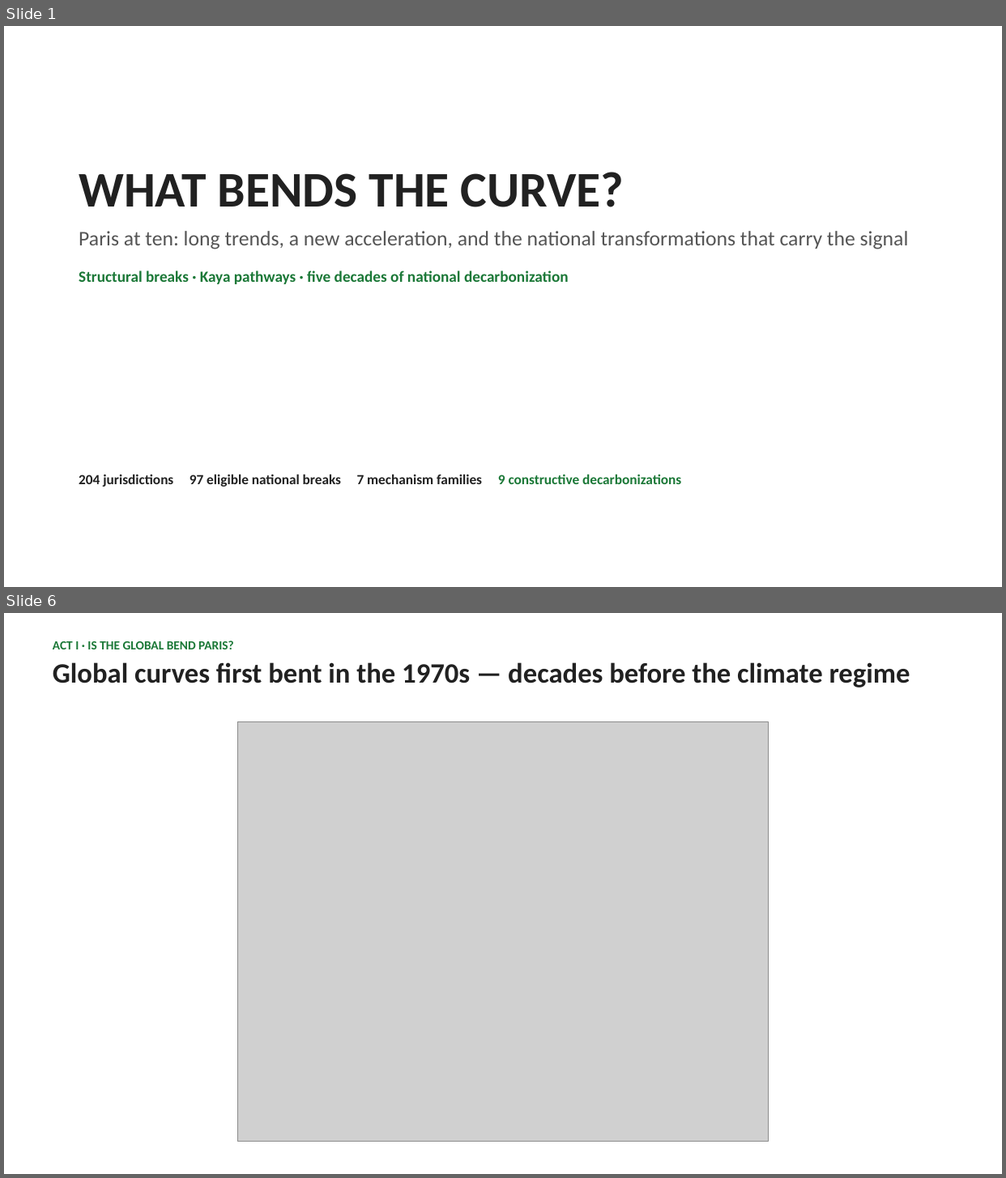
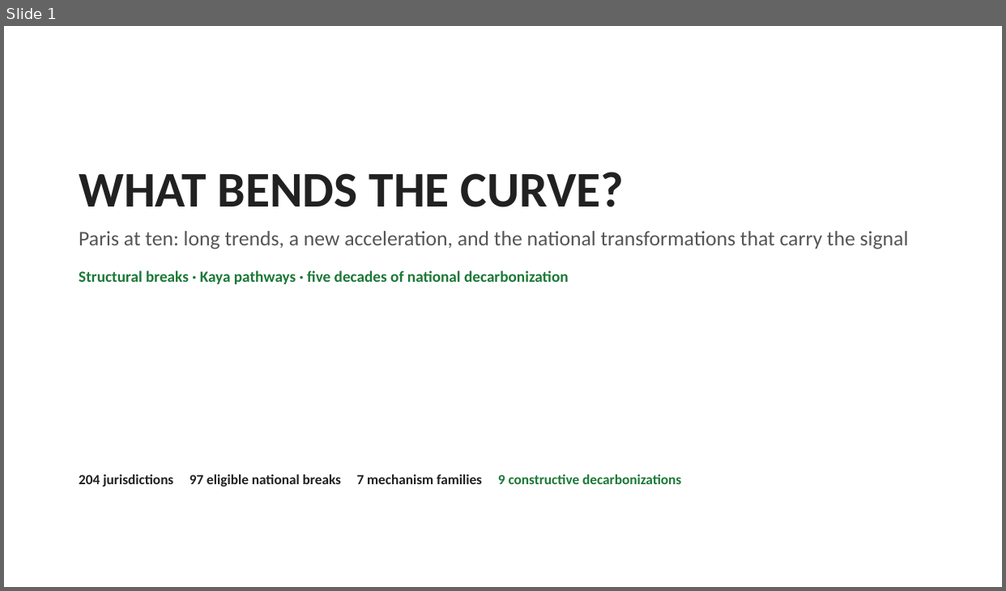
Before and after one commit to cwejnert/HDI-Happiness, a slide deck: carbon_breakpoints_takeaway_figures/what_bends_the_curve_final.pptx. Shown one above the other, each under a label of ours: slides 1 and 6 before the commit, slide 1 after it; the slides between them are not shown. The pictures are 1006x1178 and 1006x591 pixels, drawn with LibreOffice and Linux fonts; fonts in the diff are those of the drawing; grey boxes stand for pictures. Boxes give left, top, right and bottom in pixels: in the first picture for what was removed or moved away, otherwise in the second. Text is boxed around its words. In the diff, an @@ line names an element or a change of style, - is before the commit and + after.

```diff
--- a/carbon_breakpoints_takeaway_figures/what_bends_the_curve_final.pptx
+++ b/carbon_breakpoints_takeaway_figures/what_bends_the_curve_final.pptx
@@ slide 6 removed at [4, 613, 1002, 1174], background #FFFFFF @@
@@ text removed at [53, 641, 910, 688] @@
-ACT I · IS THE GLOBAL BEND PARIS?
-Global curves first bent in the 1970s — decades before the climate regime
@@ picture removed at [237, 722, 769, 1142] @@
```
Also in this commit, not shown: 16 slides changed, 5 slides added, 4 other slides removed, 2 other files.
